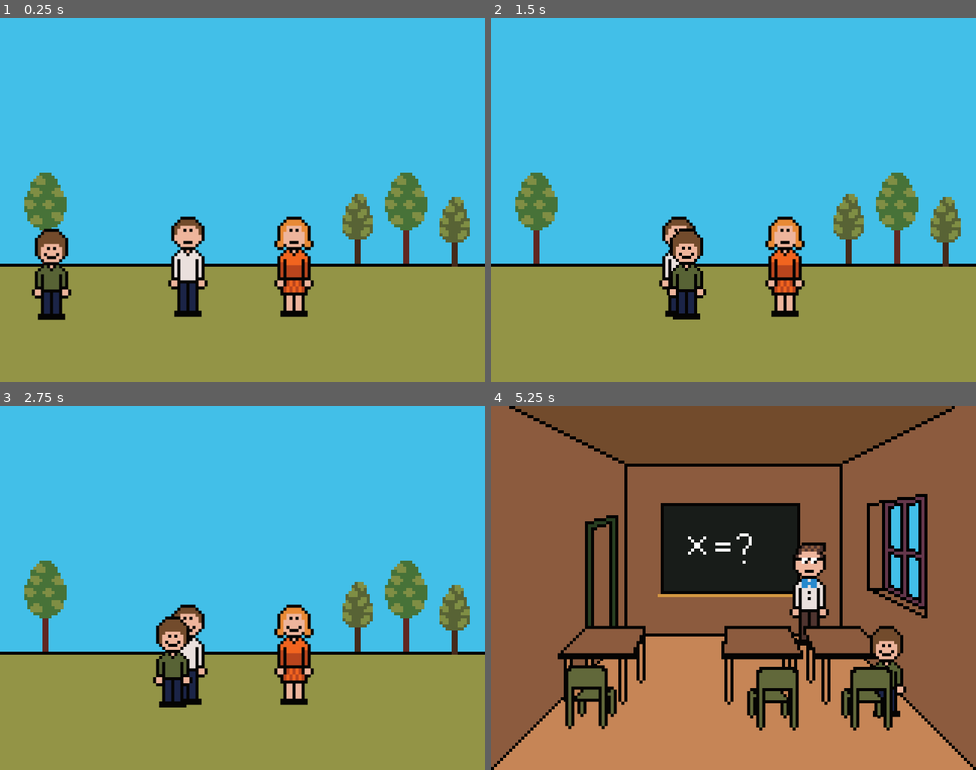
Above: before the commit, frames 1-4 (two rows, left to right).
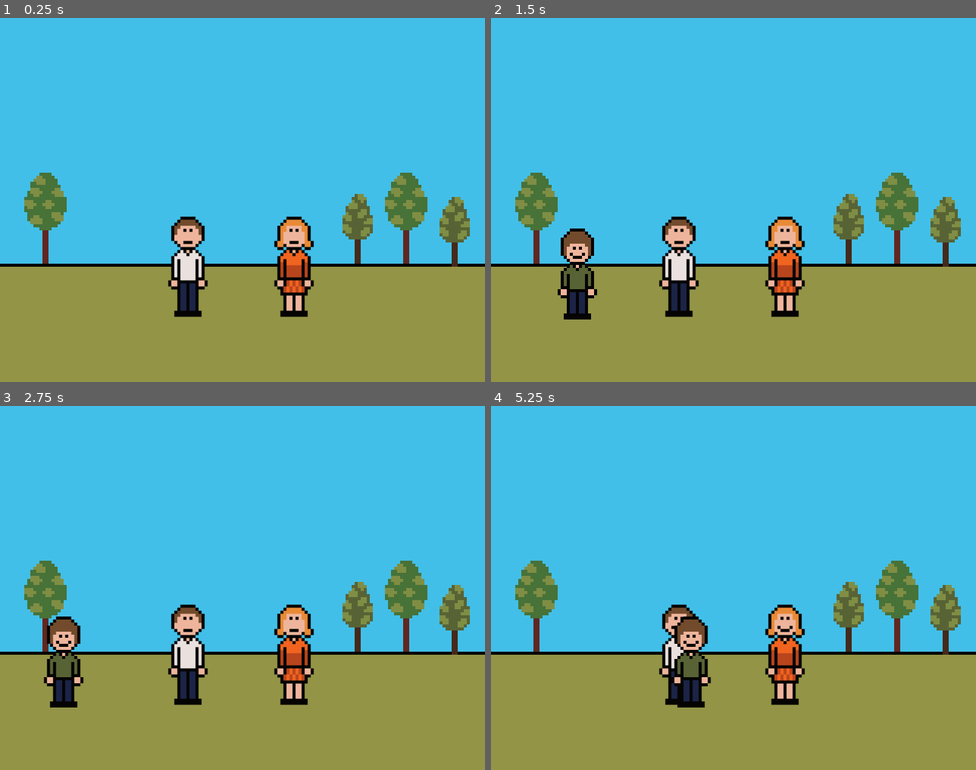
Above: after the commit, the same moments.

Repository: jiexdrop/halidom
Game: Godot game, scene res://scenes/main.tscn
Same seed, same stepped clock (60 frames per second), same inputs: the game is played once before the commit and once after it.
Inputs:
- Up to frame 1 (0.25 s): no input
- Up to frame 2 (1.5 s): tap Enter (ui_accept) at 0.5, 0.77 s; hold Right (ui_right) from 0.53 s (still down)
- Up to frame 3 (2.75 s): tap Enter (ui_accept) at 1.52 s; release Right (ui_right) at 2.03 s; hold Left (ui_left) from 2.03 s (still down)
- Up to frame 4 (5.25 s): release Left (ui_left) at 2.78 s; hold Right (ui_right) 2.78-4.28 s; tap Enter (ui_accept) at 3.02, 3.77, 4.52 s; hold Left (ui_left) 4.28-5.03 s; hold Right (ui_right) from 5.03 s (still down)

The runs differ from the first frame. In frame 1, 1.5% of the frame differs, in the area x 6-15%, y 57-83%; in frame 2, 2.7%; in frame 3, 2.9%; in frame 4, 99%, in the area x 0-100%, y 0-100%.

Commit message:
new scene wip

Diff:
--- a/scenes/level_2.tscn
+++ b/scenes/level_2.tscn
@@ -9,9 +9,57 @@
 [ext_resource type="Texture2D" uid="uid://bd1ixuf0a1hl2" path="res://images/school/chair_r.png" id="6_ne2mo"]
 [ext_resource type="Script" uid="uid://clwtiavtp5wly" path="res://scripts/player_level_2.gd" id="7_ne2mo"]
 [ext_resource type="Texture2D" uid="uid://ctgj05s4j5os8" path="res://images/hero.png" id="8_6cvei"]
+[ext_resource type="Script" uid="uid://cg7kof2aoesku" path="res://scripts/door.gd" id="10_hey2k"]
+[ext_resource type="Texture2D" uid="uid://bp4u21cg3g3tx" path="res://images/school/door.png" id="10_que50"]
 
 [sub_resource type="RectangleShape2D" id="RectangleShape2D_que50"]
 size = Vector2(14, 31)
+
+[sub_resource type="AtlasTexture" id="AtlasTexture_hey2k"]
+atlas = ExtResource("10_que50")
+region = Rect2(0, 0, 21, 51)
+
+[sub_resource type="AtlasTexture" id="AtlasTexture_172wr"]
+atlas = ExtResource("10_que50")
+region = Rect2(21, 0, 21, 51)
+
+[sub_resource type="AtlasTexture" id="AtlasTexture_g2hoc"]
+atlas = ExtResource("10_que50")
+region = Rect2(42, 0, 21, 51)
+
+[sub_resource type="AtlasTexture" id="AtlasTexture_fldb1"]
+atlas = ExtResource("10_que50")
+region = Rect2(63, 0, 21, 51)
+
+[sub_resource type="AtlasTexture" id="AtlasTexture_guvtl"]
+atlas = ExtResource("10_que50")
+region = Rect2(84, 0, 21, 51)
+
+[sub_resource type="SpriteFrames" id="SpriteFrames_6cvei"]
+animations = [{
+"frames": [{
+"duration": 1.0,
+"texture": SubResource("AtlasTexture_hey2k")
+}, {
+"duration": 1.0,
+"texture": SubResource("AtlasTexture_172wr")
+}, {
+"duration": 1.0,
+"texture": SubResource("AtlasTexture_g2hoc")
+}, {
+"duration": 1.0,
+"texture": SubResource("AtlasTexture_fldb1")
+}, {
+"duration": 1.0,
+"texture": SubResource("AtlasTexture_guvtl")
+}],
+"loop": false,
+"name": &"open",
+"speed": 5.0
+}]
+
+[sub_resource type="RectangleShape2D" id="RectangleShape2D_hey2k"]
+size = Vector2(20, 47)
 
 [node name="Level2" type="Node2D" unique_id=1907783232]
 y_sort_enabled = true
@@ -65,4 +113,18 @@
 texture = ExtResource("6_ne2mo")
 offset = Vector2(1, 9)
 
+[node name="Door" type="Area2D" parent="." unique_id=144220437]
+position = Vector2(44, 62)
+script = ExtResource("10_hey2k")
+
+[node name="Door" type="AnimatedSprite2D" parent="Door" unique_id=830864419]
+position = Vector2(0.5, 0.5)
+sprite_frames = SubResource("SpriteFrames_6cvei")
+animation = &"open"
+
+[node name="CollisionShape2D" type="CollisionShape2D" parent="Door" unique_id=2053682672]
+position = Vector2(0, 0.5)
+shape = SubResource("RectangleShape2D_hey2k")
+
 [connection signal="on_move" from="Player" to="." method="_on_player_on_move"]
+[connection signal="body_entered" from="Door" to="Door" method="_on_body_entered"]
--- /dev/null
+++ b/scenes/level_3.tscn
@@ -0,0 +1,29 @@
+[gd_scene format=3 uid="uid://cgqv03nrspjbr"]
+
+[ext_resource type="Texture2D" uid="uid://bdsocqrral1el" path="res://images/park/bg.png" id="1_70nk6"]
+[ext_resource type="Script" uid="uid://clwtiavtp5wly" path="res://scripts/player_level_2.gd" id="2_uwxec"]
+[ext_resource type="Texture2D" uid="uid://ctgj05s4j5os8" path="res://images/hero.png" id="3_1pn4d"]
+
+[sub_resource type="RectangleShape2D" id="RectangleShape2D_ah8om"]
+size = Vector2(14, 31)
+
+[node name="Level3" type="Node2D" unique_id=1311936347]
+
+[node name="BG" type="Sprite2D" parent="." unique_id=1160784497]
+position = Vector2(79, 0)
+texture = ExtResource("1_70nk6")
+offset = Vector2(1, 60)
+
+[node name="Player" type="CharacterBody2D" parent="." unique_id=800236105]
+position = Vector2(168, 61)
+script = ExtResource("2_uwxec")
+
+[node name="CollisionShape2D" type="CollisionShape2D" parent="Player" unique_id=1787920862]
+position = Vector2(0, 0.5)
+shape = SubResource("RectangleShape2D_ah8om")
+
+[node name="Hero" type="Sprite2D" parent="Player" unique_id=1636334076]
+y_sort_enabled = true
+position = Vector2(0, 1)
+texture = ExtResource("3_1pn4d")
+offset = Vector2(0, -1)
--- a/scenes/main.tscn
+++ b/scenes/main.tscn
@@ -10,7 +10,7 @@
 [ext_resource type="Texture2D" uid="uid://dn15tv12rqgmu" path="res://images/mother/mother_default.png" id="5_tipki"]
 
 [sub_resource type="RectangleShape2D" id="RectangleShape2D_tbgi4"]
-size = Vector2(160, 20)
+size = Vector2(223, 20)
 
 [sub_resource type="RectangleShape2D" id="RectangleShape2D_sugp2"]
 size = Vector2(14, 31)
@@ -27,7 +27,7 @@
 [node name="Ground" type="StaticBody2D" parent="." unique_id=1558791410]
 
 [node name="CollisionShape2D" type="CollisionShape2D" parent="Ground" unique_id=375419936]
-position = Vector2(80, 110)
+position = Vector2(78.5, 110)
 shape = SubResource("RectangleShape2D_tbgi4")
 
 [node name="Tree" type="Sprite2D" parent="." unique_id=1008793278]
@@ -55,7 +55,7 @@
 texture = ExtResource("5_tipki")
 
 [node name="Player" type="CharacterBody2D" parent="." unique_id=1651818988]
-position = Vector2(17, 84)
+position = Vector2(-19, 84)
 script = ExtResource("4_tbgi4")
 
 [node name="CollisionShape2D" type="CollisionShape2D" parent="Player" unique_id=580944326]
--- /dev/null
+++ b/scripts/door.gd
@@ -0,0 +1,10 @@
+extends Area2D
+
+@onready var door: AnimatedSprite2D = $Door
+
+func _on_body_entered(body: Node2D) -> void:
+	door.play("open")
+	door.animation_finished.connect(next_scene)
+
+func next_scene():
+	get_tree().change_scene_to_file("res://scenes/level_3.tscn")
Binary file changed: images/Sprite-0002.aseprite
Binary file added: images/park/bg.png
Not shown, added: images/park/bg.png.import
Binary file added: images/school/door.png
Not shown, added: images/school/door.png.import
Not shown, added: scripts/door.gd.uid
